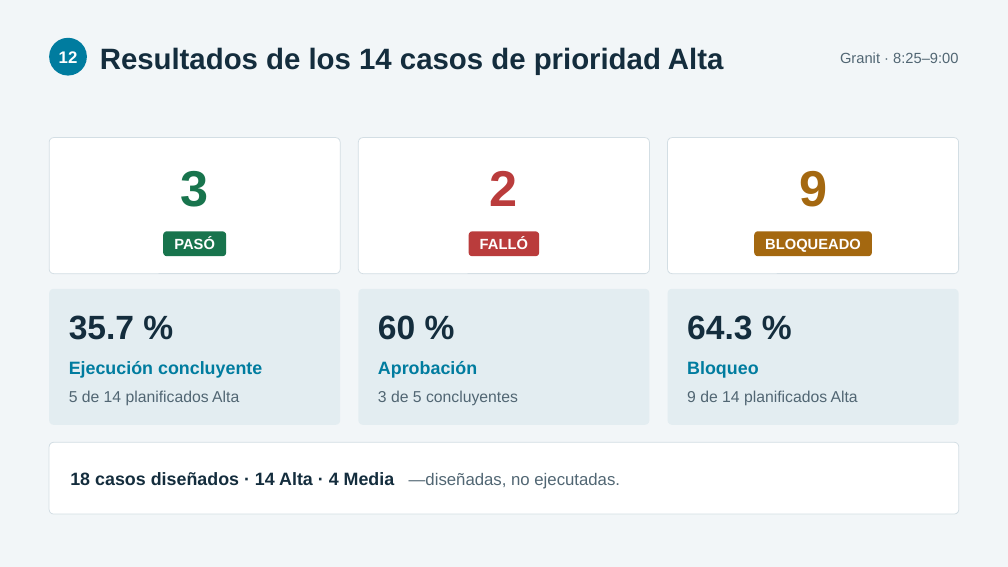
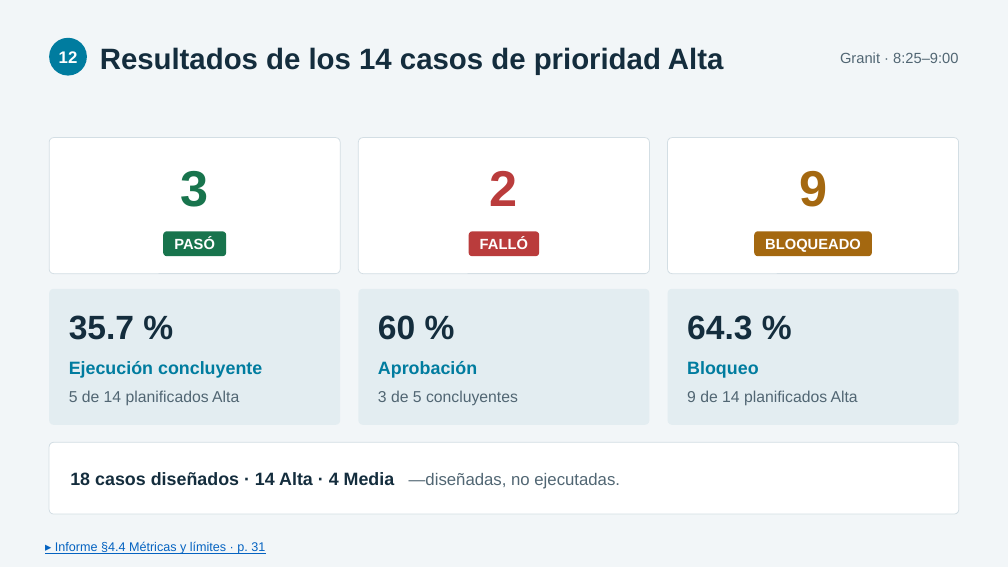
Before and after one commit to usuariogranit/Proyecto1_Caso3_OpenCart, a slide deck: slide 12 of entrega/Proyecto1_Caso3_Grupo5/Proyecto1_Caso3_Grupo5_Exposicion_FINAL.pptx. Drawn at 1008x567 pixels with LibreOffice and Linux fonts; fonts in the diff are those of the drawing. Boxes give left, top, right and bottom in pixels: in the first picture for what was removed or moved away, otherwise in the second. Text is boxed around its words. In the diff, an @@ line names an element or a change of style, - is before the commit and + after.

Commit message:
Presentacion final con 36 enlaces al informe: pie por lamina e identificadores de caso y de defecto

```diff
--- a/entrega/Proyecto1_Caso3_Grupo5/Proyecto1_Caso3_Grupo5_Exposicion_FINAL.pptx
+++ b/entrega/Proyecto1_Caso3_Grupo5/Proyecto1_Caso3_Grupo5_Exposicion_FINAL.pptx
@@ text added at [55,541,265,554], 12 pt, text #0563C1, underline @@
+▸ Informe §4.4 Métricas y límites · p. 31
```
Also in this commit, not shown: 16 other slides changed, 1 other file.
